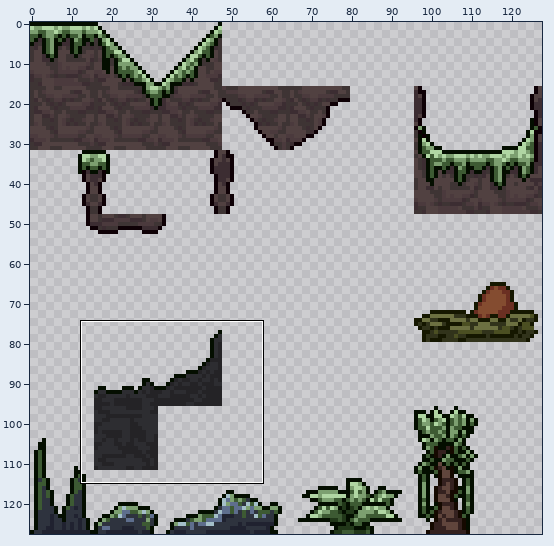
File history of a sprite sheet, Assets/Sprites/Tiles/PreHistoryTilemap.png. The picture above shows the old version from afar; the outline marks the close-up.
Close-up. Before the commit:
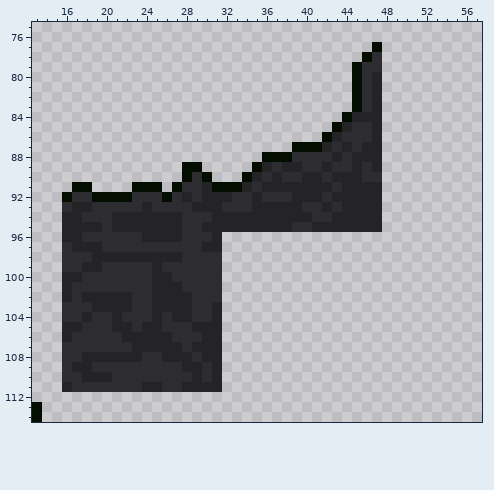
The file is 128x128 pixels. Colours within 5 levels of each other are drawn and written as one. Shown: x 13..57, y 75..114.
After:
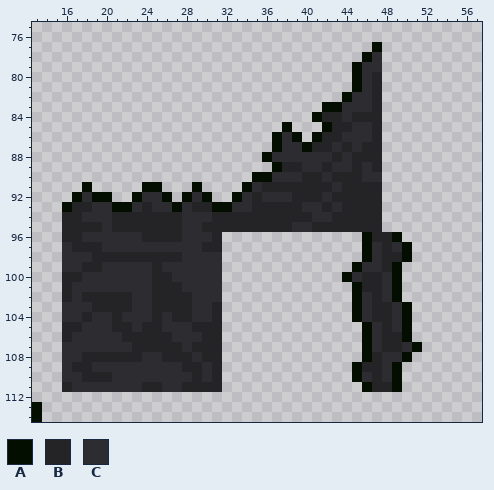
Palette (. is transparent): A #040e00  B #242326  C #2d2d31
The exact change:
Changed rows in their new state; - is an unchanged pixel.
first column x 16:
 82 ----------------------------AC------
 83 --------------------------AACC------
 84 -------------------------ABBC-------
 85 ----------------------A---AB--------
 86 ---------------------ACA-AB---------
 87 ---------------------ACC-B----------
 88 ---------------------CC-------------
 89 ------------..-----..A--------------
 90 ------------...---.AAC--------------
 91 -.-----.---..A....A-----------------
 92 .A---..A---.A-A..A------------------
 93 A----AA----A---AA-------------------
 96 ------------------------------ABBA--
 97 ------------------------------ACBCA-
 98 ------------------------------ACBBA-
 99 -----------------------------ACCBA--
100 ----------------------------ACBBCA--
101 -----------------------------ABBCA--
102 -----------------------------ACBCA--
103 -----------------------------ACBBCA-
104 -----------------------------ACBBCA-
105 ------------------------------ACBCA-
106 ------------------------------ACBBA-
107 ------------------------------ACBBCA
108 ------------------------------ABCCA-
109 -----------------------------ABBCA--
110 -----------------------------ACBCA--
111 ------------------------------ABBA--
Where, in picture pixels (left, top, right, bottom), the same in both close-ups:
changed: (62, 92, 362, 212)
added: (342, 232, 422, 392)
